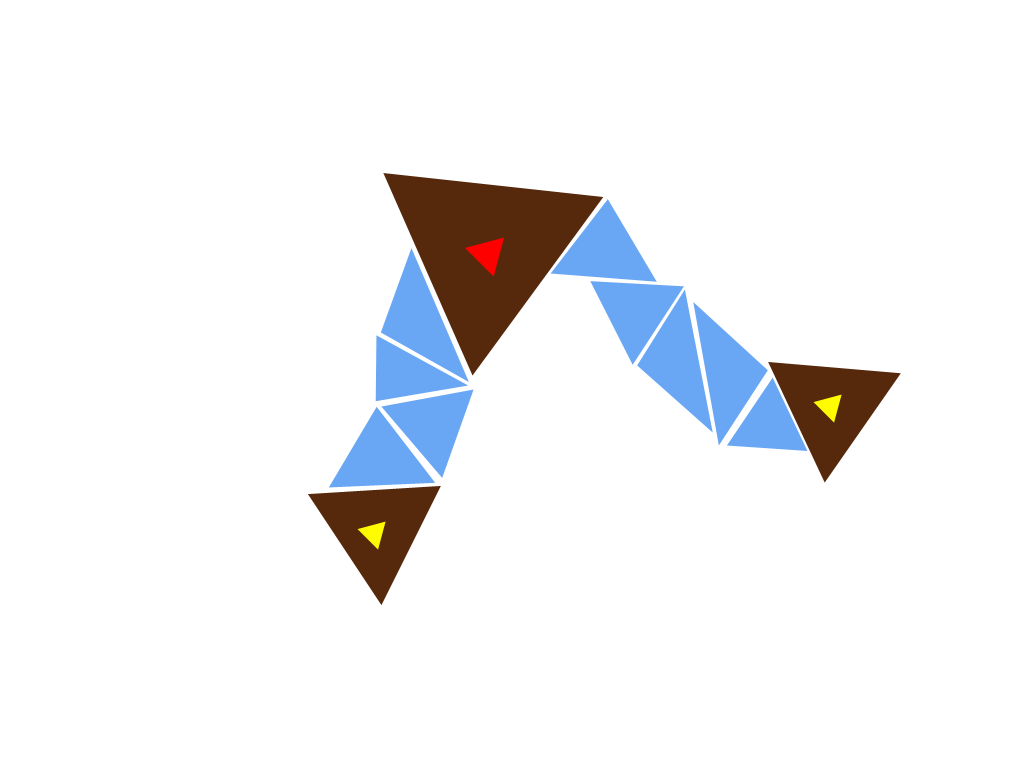
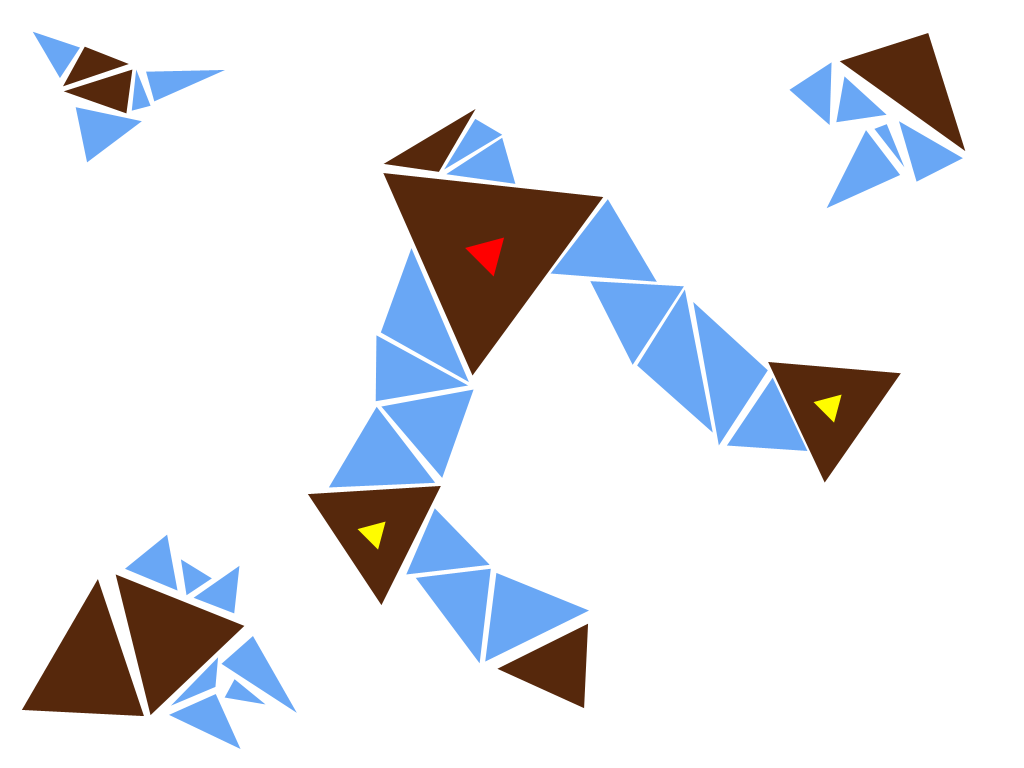
Layers edited between the first and the second 1024 x 768 image:
painted on "rocks" over [21, 33, 966, 716]
painted on "ice" over [32, 31, 963, 749]
